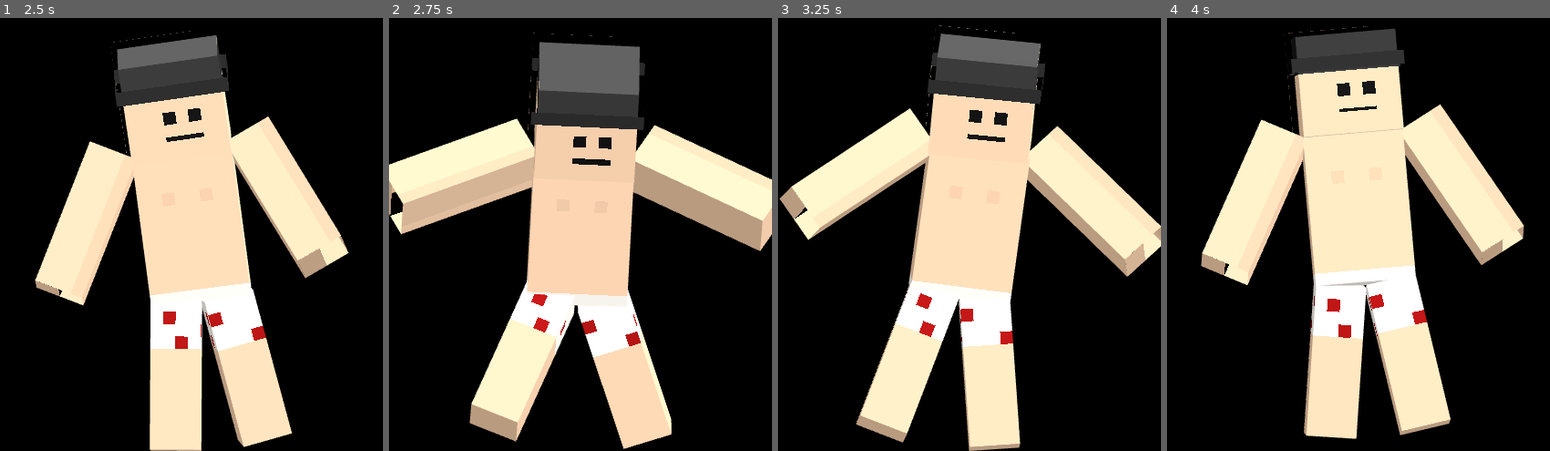
Above: before the commit, frames 1-4 (left to right).
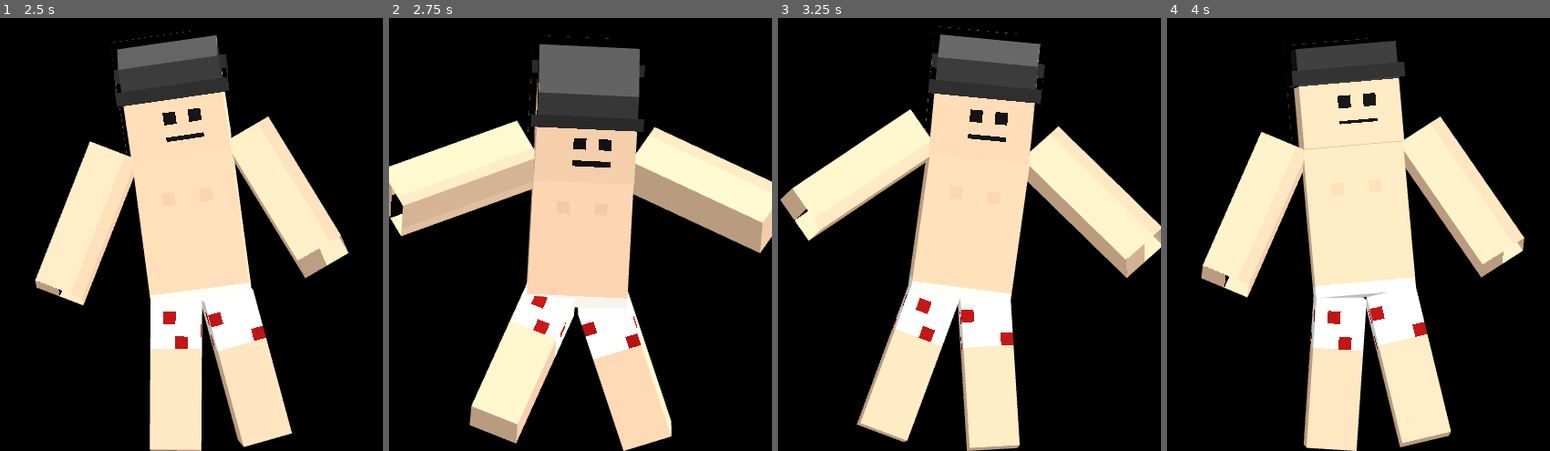
Above: after the commit, the same moments.

Repository: Livicianaa/Kevin
Game: Godot game, scene res://main.tscn
The game is run twice, just before and just after one commit, with the same random seed, the same clock (stepped at 60 frames per second) and the same inputs.
Inputs (mouse positions are in pixels of both pictures, inside the frame that each line leads up to):
- Up to frame 1 (2.5 s): move the mouse to (275, 169) at 0.52 s; click (275, 169) at 0.67 s; move the mouse to (114, 221) at 1.27 s; click (114, 221) at 1.42 s; move the mouse to (229, 82) at 2.02 s; click (229, 82) at 2.17 s
- Up to frame 2 (2.75 s): no input
- Up to frame 3 (3.25 s): move the mouse to (950, 299) at 2.77 s; click (950, 299) at 2.92 s
- Up to frame 4 (4 s): move the mouse to (1473, 273) at 3.52 s; click (1473, 273) at 3.67 s

Frame 1 is identical in both runs. In frame 2, 3.2% of the frame differs, in the area x 0-100%, y 3-100%; in frame 3, 2.8%; in frame 4, 12%, in the area x 8-94%, y 1-100%.

Commit message:
Govde: yuz ustunden sirt ustune yumusak yuvarlanma, kalkis profilde
livi: 'bir anda ziplayip yuz ustuyken sirt ustu donuyor'.

- Yuvarlanma 0.4 sn -> ~1 sn: duz yuz ustu -> yan (kollar gogsun onunde,
  altina girmiyor) -> sirt ustu. Kollar altta kalinca zemin duzeltmesi
  vucudu bir anda yukari atiyordu; duzeltme artik iki yonde de hiz sinirli.
- Kalkis bastan profilde; donus dustugu pozdan ilk kareye gecerken yerde
  yapiliyor. Kameraya dogru yatarken yuvarlanma onden bakinca masa gibi
  tuhaf sekiller cikariyordu.

Diff:
--- a/body/character.gd
+++ b/body/character.gd
@@ -970,11 +970,9 @@
 		lowest = minf(lowest, _part_bottom(part))
 	# Gomulme aninda duzeltiliyor; havada kalma (oranlar insandan farkli)
 	# yavasca asagi cekiliyor
+	# Yukari da asagi da hiz sinirli: aninda kaldirmak "ziplama" gibi duruyordu
 	var need := ground_y - lowest
-	if need > getup_lift:
-		getup_lift = need
-	else:
-		getup_lift = lerpf(getup_lift, need, minf(1.0, delta * 6.0))
+	getup_lift = move_toward(getup_lift, need, delta * (2.5 if need > getup_lift else 1.2))
 	if getup_lift != 0.0:
 		for b in bodies.values():
 			b.global_position.y += getup_lift
@@ -1045,7 +1043,10 @@
 	for i in n:
 		var fr: Dictionary = getup_clip[i]
 		var frac := float(i) / float(n - 1)
-		var face := lerp_angle(face0, face1, smoothstep(0.0, GETUP_TURN, frac))
+		# Klip bastan profilde: derinlik yonunde (kameraya dogru) yatarken
+		# yuvarlanma/kalkis onden bakinca masa gibi tuhaf sekiller cikariyordu.
+		# Donus, dustugu pozdan ilk kareye gecerken yerde yapiliyor.
+		var face := face1
 		var yaw := Basis(Vector3.UP, face)
 		var d: Vector3 = fr.center - c0
 		var off := yaw * Vector3(d.x, 0, d.z)
@@ -1053,14 +1054,26 @@
 		origin.x = lerpf(origin.x, clampf(origin.x, bounds.x, bounds.y), frac)
 		keys.append([i * frame_dt, Transform3D(yaw * fr.basis, origin), fr.local])
 
-	# Dustugu pozdan klibin ilk karesine; yuz ustuyse once yan donup sirt ustune
-	var lead := GETUP_SETTLE
+	# Dustugu pozdan klibin ilk karesine (yerde yana donerek); yuz ustuyse once
+	# yan donup sirt ustune
+	var lead := 0.6
 	var start: Array = [[0.0, Transform3D(bb, body_xf.origin), start_local]]
 	if not supine:
+		# Yuz ustunden sirt ustune: duz yuz ustu -> yan -> sirt ustu, ~1 sn,
+		# yerde kalarak. Onceden 0.4 sn'de donup kollar altta kalinca bir anda
+		# yukari "zipliyordu". Yanda kollar gogsun onunde (altina girmesin).
 		var first: Transform3D = keys[0][1]
-		var side := Transform3D(first.basis * Basis(Vector3.UP, PI / 2.0), first.origin + Vector3(0, 0.1, 0))
-		start.append([0.4, side, keys[0][2]])
-		lead = 0.8
+		var arms_front := {
+			"right_arm": _dir_quat(Vector3(-0.15, -0.35, 1.0)),
+			"left_arm": _dir_quat(Vector3(0.15, -0.35, 1.0)),
+			"right_leg": keys[0][2]["right_leg"], "left_leg": keys[0][2]["left_leg"],
+			"head": Quaternion.IDENTITY,
+		}
+		var flat := Transform3D(first.basis * Basis(Vector3.UP, PI), first.origin)
+		var side := Transform3D(first.basis * Basis(Vector3.UP, PI / 2.0), first.origin + Vector3(0, 0.15, 0))
+		start.append([0.6, flat, arms_front])
+		start.append([1.1, side, arms_front])
+		lead = 1.55
 	for k in keys:
 		k[0] += lead
 	getup_keys = start + keys
